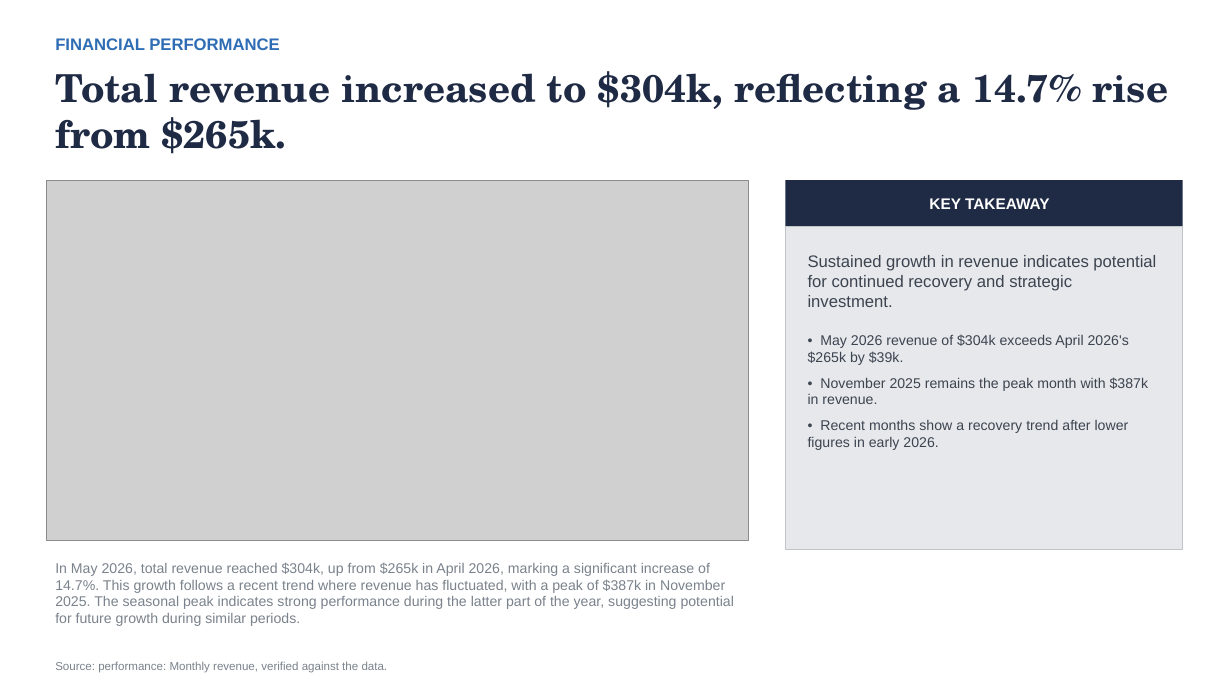
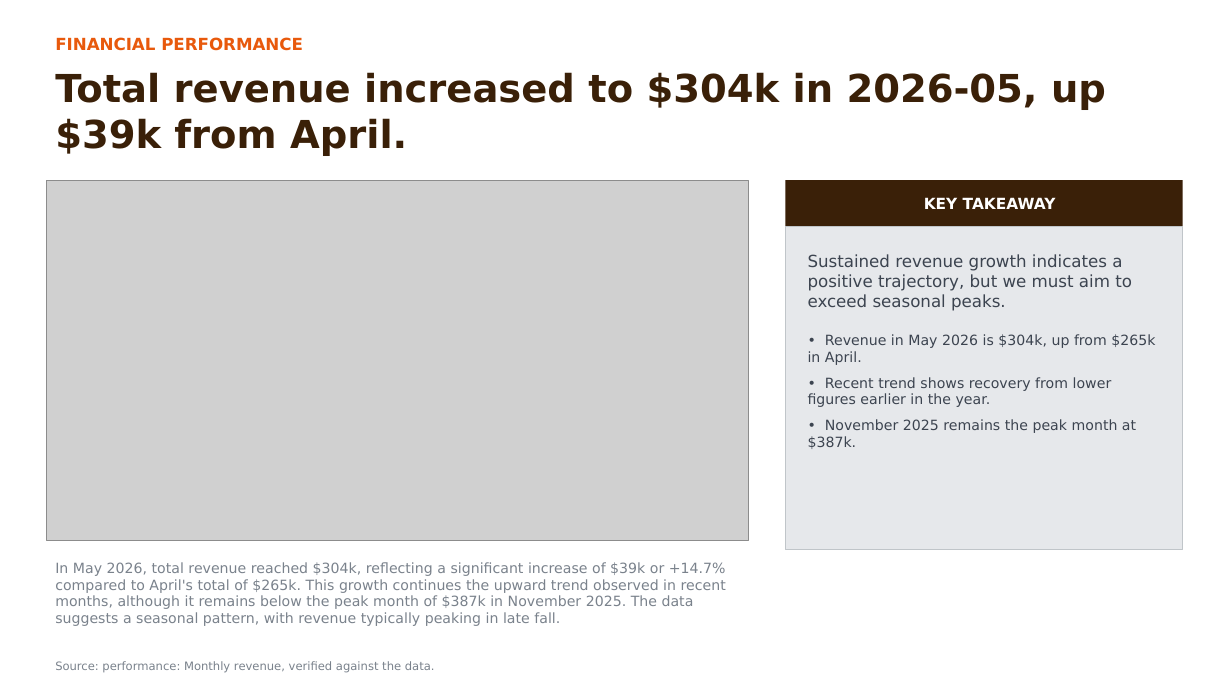
Before and after one commit to AronSarosi/ai-report-generator, a slide deck: slide 3 of app/examples/marketing_analytics/report.pptx. Drawn at 1232x693 pixels with LibreOffice and Linux fonts; fonts in the diff are those of the drawing; grey boxes stand for pictures. Boxes give left, top, right and bottom in pixels: in the first picture for what was removed or moved away, otherwise in the second. Text is boxed around its words. In the diff, an @@ line names an element or a change of style, - is before the commit and + after.

```diff
--- a/app/examples/marketing_analytics/report.pptx
+++ b/app/examples/marketing_analytics/report.pptx
@@ text "FINANCIAL PERFORMANCE" at bbox=[55, 37, 303, 51]: font Arial to DejaVu Sans, text colour #2E6DB4 to #E8590C @@
@@ text at bbox=[55, 72, 1106, 156]: text changed; font TeX Gyre Schola to DejaVu Sans; text colour #1F2A44 to #3A2008 @@
-Total revenue increased to $304k, reflecting a 14.7% rise from $265k.
+Total revenue increased to $304k in 2026-05, up $39k from April.
@@ rectangle "KEY TAKEAWAY" at bbox=[786, 180, 1183, 226]: font Arial to DejaVu Sans; fill #1F2A44 to #3A2008 @@
@@ text in rectangle at bbox=[808, 254, 1155, 449]: text changed; font Arial to DejaVu Sans @@
-Sustained growth in revenue indicates potential for continued recovery and strategic investment.
-• May 2026 revenue of $304k exceeds April 2026's $265k by $39k.
-• November 2025 remains the peak month with $387k in revenue.
-• Recent months show a recovery trend after lower figures in early 2026.
+Sustained revenue growth indicates a positive trajectory, but we must aim to exceed seasonal peaks.
+• Revenue in May 2026 is $304k, up from $265k in April.
+• Recent trend shows recovery from lower figures earlier in the year.
+• November 2025 remains the peak month at $387k.
@@ text at bbox=[55, 562, 726, 626]: text changed; font Arial to DejaVu Sans @@
-In May 2026, total revenue reached $304k, up from $265k in April 2026, marking a significant increase of 14.7%. This growth follows a recent trend where revenue has fluctuated, with a peak of $387k in November 2025. The seasonal peak indicates strong performance during the latter part of the year, suggesting potential for future growth during similar periods.
+In May 2026, total revenue reached $304k, reflecting a significant increase of $39k or +14.7% compared to April's total of $265k. This growth continues the upward trend observed in recent months, although it remains below the peak month of $387k in November 2025. The data suggests a seasonal pattern, with revenue typically peaking in late fall.
@@ text "Source: performance: Monthly revenue, verified ..." at bbox=[55, 661, 435, 673]: font Arial to DejaVu Sans @@
```
Also in this commit, not shown: 4 other slides changed, 38 other files.
